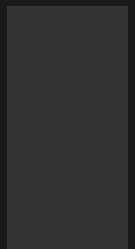
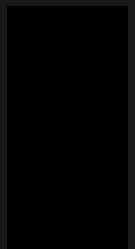
The second w=135, h=249 image is a revision of the first. Changes to its layers:
added layer "Pasted Layer copy" above "Pasted Layer" over [7, 6, 128, 249]
